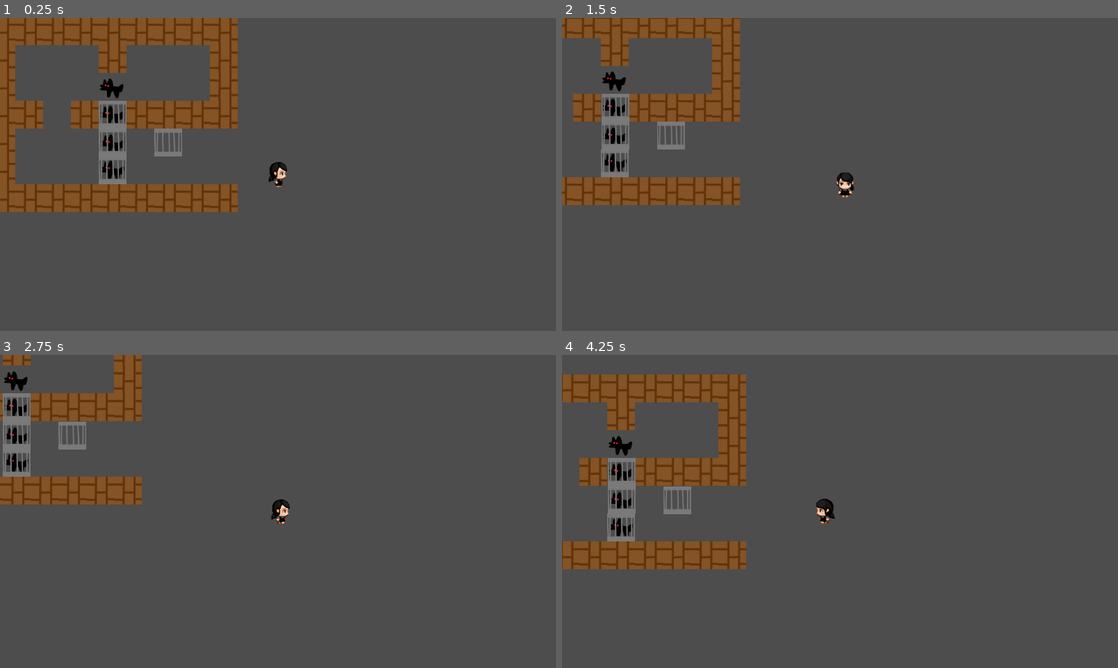
Above: before the commit, frames 1-4 (two rows, left to right).
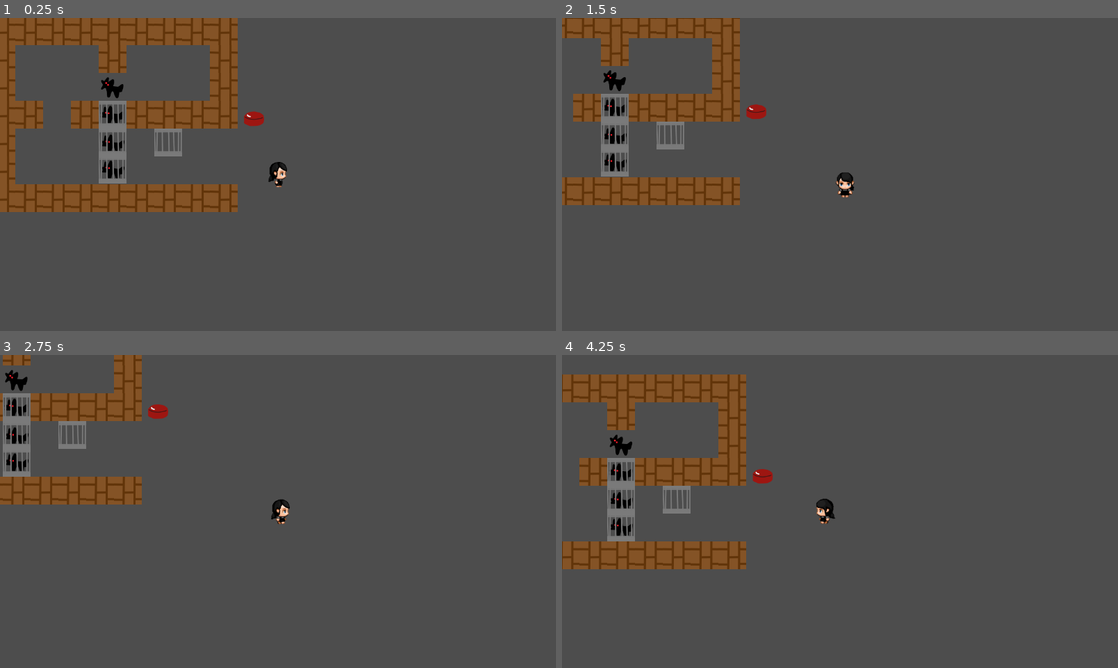
Above: after the commit, the same moments.

Repository: gracexuwt/gdc_jam
Game: Godot game, scene res://scenes/levels/level1.tscn
Two runs of this game, one before a commit and one after it. Both use one fixed random seed, a clock stepped at 60 frames per second and the inputs below. This scene is started directly instead of the project's main scene.
Inputs:
- Up to frame 1 (0.25 s): no input
- Up to frame 2 (1.5 s): tap Enter at 0.5 s; hold D (right) 0.53-1.28 s; hold S (down) from 1.28 s (still down)
- Up to frame 3 (2.75 s): release S (down) at 2.03 s; hold D (right) from 2.03 s (still down)
- Up to frame 4 (4.25 s): release D (right) at 2.78 s; hold W (up) 2.78-3.53 s; hold A (left) from 3.53 s (still down)

The runs differ from the first frame. In frame 1, 0.4% of the frame differs, in the area x 17-48%, y 18-54%; in frame 2, 0.4%; in frame 3, 0.4%; in frame 4, 0.5%, in the area x 8-38%, y 25-58%.

Commit message:
semi-working puzzle

Diff:
--- a/project.godot
+++ b/project.godot
@@ -23,6 +23,7 @@
 
 [global_group]
 
+player=""
 pushable=""
 
 [input]
--- /dev/null
+++ b/scenes/characters/hellhound.gd
@@ -0,0 +1,27 @@
+extends Area2D
+
+@export var animate_upon_load : bool
+var caged = false
+
+# Called when the node enters the scene tree for the first time.
+func _ready() -> void:
+	if animate_upon_load:
+		get_node("AnimatedSprite2D").play()
+
+
+# Called every frame. 'delta' is the elapsed time since the previous frame.
+func _process(delta: float) -> void:
+	pass
+
+
+func _on_body_entered(body: Node2D) -> void:
+	if body.is_in_group("pushable"):
+		get_node("AnimatedSprite2D").stop()
+		caged = true
+
+
+func _on_body_exited(body: Node2D) -> void:
+	if body.is_in_group("pushable"):
+		get_node("AnimatedSprite2D").play()
+		get_node("AudioStreamPlayer2D").play()
+		caged = false
--- a/scenes/characters/hellhound.tscn
+++ b/scenes/characters/hellhound.tscn
@@ -1,7 +1,9 @@
-[gd_scene load_steps=5 format=3 uid="uid://bh8iuykjo85pq"]
+[gd_scene load_steps=7 format=3 uid="uid://bh8iuykjo85pq"]
 
+[ext_resource type="Script" path="res://scenes/characters/hellhound.gd" id="1_vo5mh"]
 [ext_resource type="Texture2D" uid="uid://cgrdilvne8j44" path="res://assets/art/animations/Hellhound/1.png" id="1_xe1lm"]
 [ext_resource type="Texture2D" uid="uid://jx5uy8y68a5t" path="res://assets/art/animations/Hellhound/2.png" id="2_t7pyk"]
+[ext_resource type="AudioStream" uid="uid://47nt8kidf41d" path="res://assets/audio/sfx/dog-barking-89717.mp3" id="4_aw6o1"]
 
 [sub_resource type="SpriteFrames" id="SpriteFrames_04ruf"]
 animations = [{
@@ -22,6 +24,8 @@
 
 [node name="Hellhound" type="Area2D"]
 position = Vector2(654, 298)
+collision_mask = 3
+script = ExtResource("1_vo5mh")
 
 [node name="AnimatedSprite2D" type="AnimatedSprite2D" parent="."]
 sprite_frames = SubResource("SpriteFrames_04ruf")
@@ -29,3 +33,9 @@
 [node name="CollisionShape2D" type="CollisionShape2D" parent="."]
 position = Vector2(0.5, 2)
 shape = SubResource("RectangleShape2D_c7xvh")
+
+[node name="AudioStreamPlayer2D" type="AudioStreamPlayer2D" parent="."]
+stream = ExtResource("4_aw6o1")
+
+[connection signal="body_entered" from="." to="." method="_on_body_entered"]
+[connection signal="body_exited" from="." to="." method="_on_body_exited"]
--- a/scenes/levels/level1.tscn
+++ b/scenes/levels/level1.tscn
@@ -1,14 +1,20 @@
-[gd_scene load_steps=5 format=4 uid="uid://bdknfi5q5h6ci"]
+[gd_scene load_steps=8 format=4 uid="uid://bdknfi5q5h6ci"]
 
 [ext_resource type="PackedScene" uid="uid://cubdd8ijfkgmj" path="res://scenes/player/player.tscn" id="1_5f4b7"]
 [ext_resource type="PackedScene" uid="uid://bh8iuykjo85pq" path="res://scenes/characters/hellhound.tscn" id="2_dhqvg"]
 [ext_resource type="PackedScene" uid="uid://csah85wttomxp" path="res://resources/tilemap.tscn" id="3_360rw"]
-[ext_resource type="PackedScene" uid="uid://duyrgungaob8g" path="res://scenes/utilities/cage_physics.tscn" id="4_swgo6"]
+[ext_resource type="PackedScene" uid="uid://d1w3khd6ed4n3" path="res://scenes/utilities/cage.tscn" id="4_snm71"]
+[ext_resource type="Texture2D" uid="uid://y5l6nl4chgl0" path="res://assets/art/objects/reset.png" id="5_eqc8j"]
+[ext_resource type="Script" path="res://scenes/levels/reset.gd" id="5_ita55"]
+
+[sub_resource type="RectangleShape2D" id="RectangleShape2D_s25j7"]
+size = Vector2(46, 32)
 
 [node name="Level1" type="Node2D"]
 
 [node name="Hellhound" parent="." instance=ExtResource("2_dhqvg")]
 position = Vector2(670, 417)
+animate_upon_load = true
 
 [node name="Hellhound2" parent="." instance=ExtResource("2_dhqvg")]
 position = Vector2(671, 480)
@@ -19,28 +25,35 @@
 [node name="Hellhound4" parent="." instance=ExtResource("2_dhqvg")]
 position = Vector2(672, 606)
 
+[node name="reset" type="Area2D" parent="."]
+position = Vector2(997, 484)
+script = ExtResource("5_ita55")
+
+[node name="Sprite2D" type="Sprite2D" parent="reset"]
+texture = ExtResource("5_eqc8j")
+
+[node name="CollisionShape2D" type="CollisionShape2D" parent="reset"]
+position = Vector2(1, 6)
+shape = SubResource("RectangleShape2D_s25j7")
+
 [node name="Player" parent="." instance=ExtResource("1_5f4b7")]
 position = Vector2(1053, 618)
 
 [node name="Tilemap" parent="." instance=ExtResource("3_360rw")]
 tile_map_data = PackedByteArray("AAAGAAUAAQAAAAAAAAAGAAQAAQAAAAAAAAAGAAYAAQAAAAAAAAAGAAcAAQAAAAAAAAAGAAgAAQAAAAAAAAAGAA …(432 unchanged characters)…
 
-[node name="pushable" type="BoxContainer" parent="."]
+[node name="pushable" type="BoxContainer" parent="." groups=["pushable"]]
 offset_right = 40.0
 offset_bottom = 40.0
 
-[node name="CagePhysics" parent="pushable" instance=ExtResource("4_swgo6")]
-position = Vector2(801, 545)
-collision_mask = 2
+[node name="Cage" parent="pushable" instance=ExtResource("4_snm71")]
+position = Vector2(800, 544)
 
-[node name="CagePhysics2" parent="pushable" instance=ExtResource("4_swgo6")]
-position = Vector2(673, 480)
-collision_mask = 2
+[node name="Cage2" parent="pushable" instance=ExtResource("4_snm71")]
+position = Vector2(672, 607)
 
-[node name="CagePhysics3" parent="pushable" instance=ExtResource("4_swgo6")]
-position = Vector2(673, 544)
-collision_mask = 2
+[node name="Cage3" parent="pushable" instance=ExtResource("4_snm71")]
+position = Vector2(672, 544)
 
-[node name="CagePhysics4" parent="pushable" instance=ExtResource("4_swgo6")]
-position = Vector2(672, 608)
-collision_mask = 2
+[node name="Cage4" parent="pushable" instance=ExtResource("4_snm71")]
+position = Vector2(672, 480)
--- /dev/null
+++ b/scenes/levels/reset.gd
@@ -0,0 +1,11 @@
+extends Area2D
+
+
+# Called when the node enters the scene tree for the first time.
+func _ready() -> void:
+	pass # Replace with function body.
+
+
+# Called every frame. 'delta' is the elapsed time since the previous frame.
+func _process(delta: float) -> void:
+	pass
--- a/scenes/menus/credits.tscn
+++ b/scenes/menus/credits.tscn
@@ -20,6 +20,7 @@
 texture = ExtResource("1_80kk0")
 
 [node name="Back_button" type="Button" parent="."]
+layout_mode = 0
 offset_left = 925.0
 offset_top = 449.0
 offset_right = 1131.0
--- a/scenes/player/player.tscn
+++ b/scenes/player/player.tscn
@@ -92,7 +92,7 @@
 [sub_resource type="RectangleShape2D" id="RectangleShape2D_4toil"]
 size = Vector2(32, 55)
 
-[node name="Player" type="CharacterBody2D"]
+[node name="Player" type="CharacterBody2D" groups=["player"]]
 position = Vector2(637, 373)
 collision_mask = 3
 script = ExtResource("1_ece6d")
--- a/scenes/utilities/cage.gd
+++ b/scenes/utilities/cage.gd
@@ -1,6 +1,67 @@
 extends CharacterBody2D
 class_name Cage
 
+var pushing = false
+var horizontal = false
+var direction = 0
 
-func push (velocity: Vector2) -> void:
-	print("Function not implemented")
+func _process(delta):
+	if pushing and horizontal:
+		velocity.x = direction * delta * 128
+	elif pushing:
+		velocity.y = direction * delta * 128
+	else:
+		velocity.x = 0
+		velocity.y = 0
+	move_and_collide(velocity)
+
+func _on_right_body_entered(body: CharacterBody2D) -> void:
+	if body.is_in_group("player"):
+		direction = 1
+		horizontal = true
+		pushing = true
+
+
+func _on_right_body_exited(body: CharacterBody2D) -> void:
+	if body.is_in_group("player"):
+		direction = 0
+		pushing = false
+
+
+func _on_left_body_entered(body: CharacterBody2D) -> void:
+	if body.is_in_group("player"):
+		direction = -1
+		horizontal = true
+		pushing = true
+
+
+func _on_left_body_exited(body: CharacterBody2D) -> void:
+	if body.is_in_group("player"):
+		direction = 0
+		pushing = false
+
+
+func _on_up_body_entered(body: CharacterBody2D) -> void:
+	if body.is_in_group("player"):
+		direction = -1
+		horizontal = false
+		pushing = true
+
+
+func _on_up_body_exited(body: CharacterBody2D) -> void:
+	if body.is_in_group("player"):
+		direction = 0
+		pushing = false
+
+
+func _on_bottom_body_entered(body: CharacterBody2D) -> void:
+	if body.is_in_group("player"):
+		direction = 1
+		horizontal = false
+		pushing = true
+
+
+func _on_bottom_body_exited(body: CharacterBody2D) -> void:
+	if body.is_in_group("player"):
+		direction = 0
+		pushing = false
--- a/scenes/utilities/cage.tscn
+++ b/scenes/utilities/cage.tscn
@@ -1,18 +1,66 @@
-[gd_scene load_steps=4 format=3 uid="uid://d1w3khd6ed4n3"]
+[gd_scene load_steps=8 format=3 uid="uid://d1w3khd6ed4n3"]
 
 [ext_resource type="Script" path="res://scenes/utilities/cage.gd" id="1_3oqkw"]
 [ext_resource type="Texture2D" uid="uid://c8565flvgpkeg" path="res://assets/art/objects/cage.png" id="1_bui86"]
 
 [sub_resource type="RectangleShape2D" id="RectangleShape2D_5pfkx"]
-size = Vector2(62, 61)
+size = Vector2(61, 60)
 
-[node name="Cage" type="CharacterBody2D"]
+[sub_resource type="RectangleShape2D" id="RectangleShape2D_qlohi"]
+size = Vector2(22, 49)
+
+[sub_resource type="RectangleShape2D" id="RectangleShape2D_qrqg2"]
+size = Vector2(24, 47)
+
+[sub_resource type="RectangleShape2D" id="RectangleShape2D_gqjmk"]
+size = Vector2(50, 20)
+
+[sub_resource type="RectangleShape2D" id="RectangleShape2D_wgd03"]
+size = Vector2(56, 22)
+
+[node name="Cage" type="CharacterBody2D" groups=["pushable"]]
 position = Vector2(598, 314)
+collision_layer = 2
+collision_mask = 3
 script = ExtResource("1_3oqkw")
 
 [node name="Sprite2D" type="Sprite2D" parent="."]
 texture = ExtResource("1_bui86")
 
 [node name="CollisionShape2D" type="CollisionShape2D" parent="."]
-position = Vector2(0, 0.5)
+position = Vector2(0.5, 0)
 shape = SubResource("RectangleShape2D_5pfkx")
+
+[node name="right" type="Area2D" parent="."]
+
+[node name="CollisionShape2D" type="CollisionShape2D" parent="right"]
+position = Vector2(-21, 1.5)
+shape = SubResource("RectangleShape2D_qlohi")
+
+[node name="left" type="Area2D" parent="."]
+
+[node name="CollisionShape2D" type="CollisionShape2D" parent="left"]
+position = Vector2(20, 1)
+shape = SubResource("RectangleShape2D_qrqg2")
+
+[node name="up" type="Area2D" parent="."]
+
+[node name="CollisionShape2D" type="CollisionShape2D" parent="up"]
+position = Vector2(-1, 22)
+shape = SubResource("RectangleShape2D_gqjmk")
+
+[node name="bottom" type="Area2D" parent="."]
+position = Vector2(0, 25)
+
+[node name="CollisionShape2D" type="CollisionShape2D" parent="bottom"]
+position = Vector2(-1, -46)
+shape = SubResource("RectangleShape2D_wgd03")
+
+[connection signal="body_entered" from="right" to="." method="_on_right_body_entered"]
+[connection signal="body_exited" from="right" to="." method="_on_right_body_exited"]
+[connection signal="body_entered" from="left" to="." method="_on_left_body_entered"]
+[connection signal="body_exited" from="left" to="." method="_on_left_body_exited"]
+[connection signal="body_entered" from="up" to="." method="_on_up_body_entered"]
+[connection signal="body_exited" from="up" to="." method="_on_up_body_exited"]
+[connection signal="body_entered" from="bottom" to="." method="_on_bottom_body_entered"]
+[connection signal="body_exited" from="bottom" to="." method="_on_bottom_body_exited"]
--- a/scenes/utilities/cage_physics.gd
+++ /dev/null
@@ -1,6 +0,0 @@
-extends Cage
-class_name CagePhysics
-
-
-func push(velocity: Vector2) -> void:
-	move_and_collide(velocity)
--- a/scenes/utilities/cage_physics.tscn
+++ /dev/null
@@ -1,9 +0,0 @@
-[gd_scene load_steps=3 format=3 uid="uid://duyrgungaob8g"]
-
-[ext_resource type="PackedScene" uid="uid://d1w3khd6ed4n3" path="res://scenes/utilities/cage.tscn" id="1_0hnwh"]
-[ext_resource type="Script" path="res://scenes/utilities/cage_physics.gd" id="2_wj0fj"]
-
-[node name="CagePhysics" instance=ExtResource("1_0hnwh")]
-collision_layer = 2
-collision_mask = 3
-script = ExtResource("2_wj0fj")
--- a/scripts/characters/player.gd
+++ b/scripts/characters/player.gd
@@ -39,12 +39,3 @@
 	# Update position
 	move_and_collide(velocity * delta)
 	position = position.clamp(Vector2.ZERO, screen_size)
-
-	# Check cage
-	if get_slide_collision_count():
-		check_cage_collision()
-
-func check_cage_collision():
-	var collided = get_slide_collision(0).get_collider()
-	if collided is Cage:
-		collided.push(movement_speed)
Binary file added: assets/art/objects/reset.png
Not shown, added: assets/art/objects/reset.png.import
Binary file added: assets/art/objects/resetted.png
Not shown, added: assets/art/objects/resetted.png.import
Not shown, added: assets/audio/sfx/dog-barking-89717.mp3.import
Not shown, added: assets/audio/sfx/dog-barking-89717.mp3
